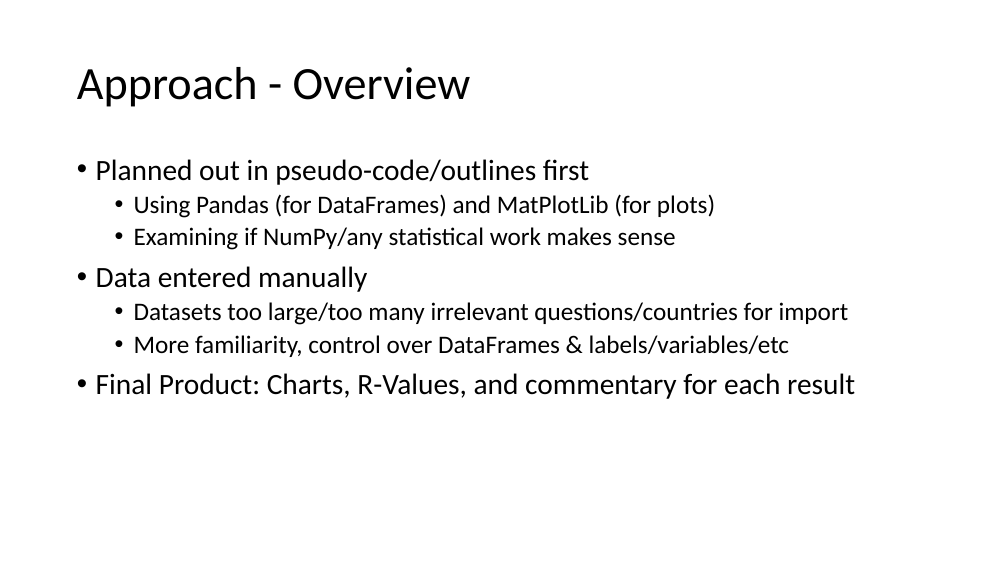
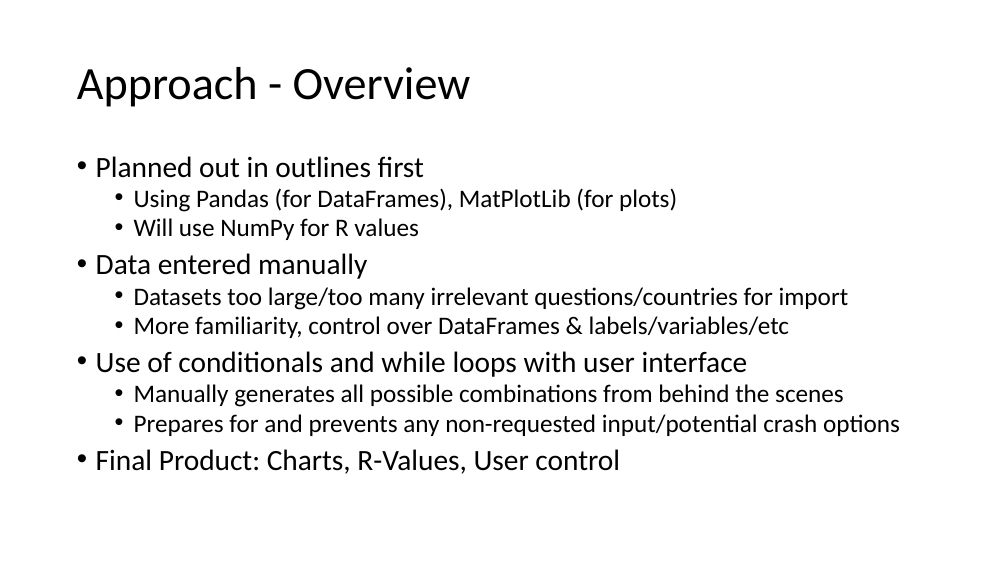
Before and after one commit to BIOF309/10-final-project-R-Mayers, a slide deck: slide 6 of BIOF309 Presentation.pptx. Drawn at 1008x567 pixels with LibreOffice and Linux fonts; fonts in the diff are those of the drawing. Boxes give left, top, right and bottom in pixels: in the first picture for what was removed or moved away, otherwise in the second. Text is boxed around its words. In the diff, an @@ line names an element or a change of style, - is before the commit and + after.

```diff
--- a/BIOF309 Presentation.pptx
+++ b/BIOF309 Presentation.pptx
@@ text at bbox=[96, 156, 677, 240]: text changed @@
-• Planned out in pseudo-code/outlines first
-  • Using Pandas (for DataFrames) and MatPlotLib (for plots)
-  • Examining if NumPy/any statistical work makes sense
+• Planned out in outlines first
+  • Using Pandas (for DataFrames), MatPlotLib (for plots)
+  • Will use NumPy for R values
@@ text at bbox=[96, 253, 849, 338]: line spacing 0.9 to 0.8 @@
@@ text at bbox=[96, 351, 900, 474]: text changed; size 28 to 24 pt @@
-• Final Product: Charts, R-Values, and commentary for each result
+• Use of conditionals and while loops with user interface
+  • Manually generates all possible combinations from behind the scenes
+  • Prepares for and prevents any non-requested input/potential crash options
+• Final Product: Charts, R-Values, User control
```
Also in this commit, not shown: 2 other slides changed, 3 slides added, 2 slides removed, 4 other files.
